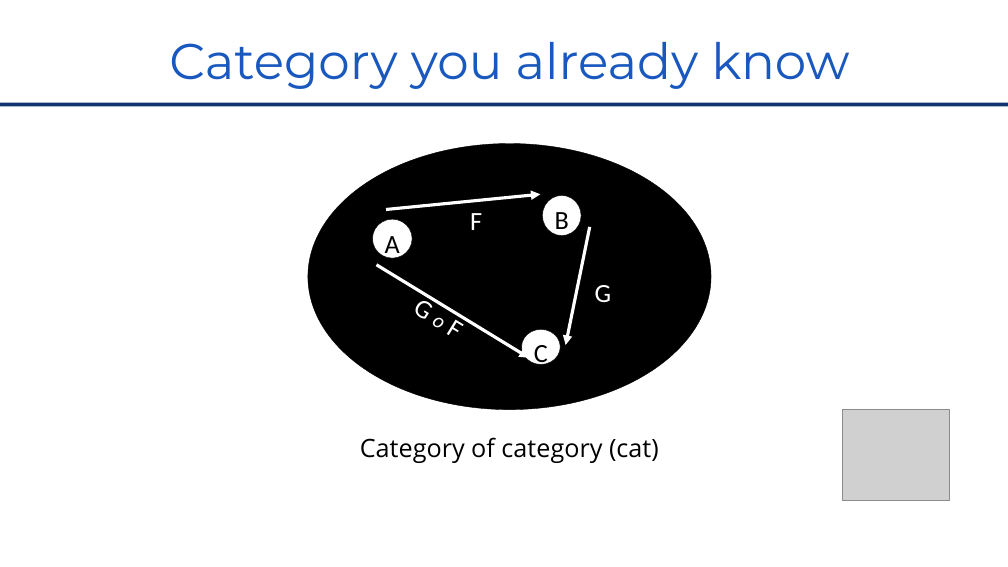
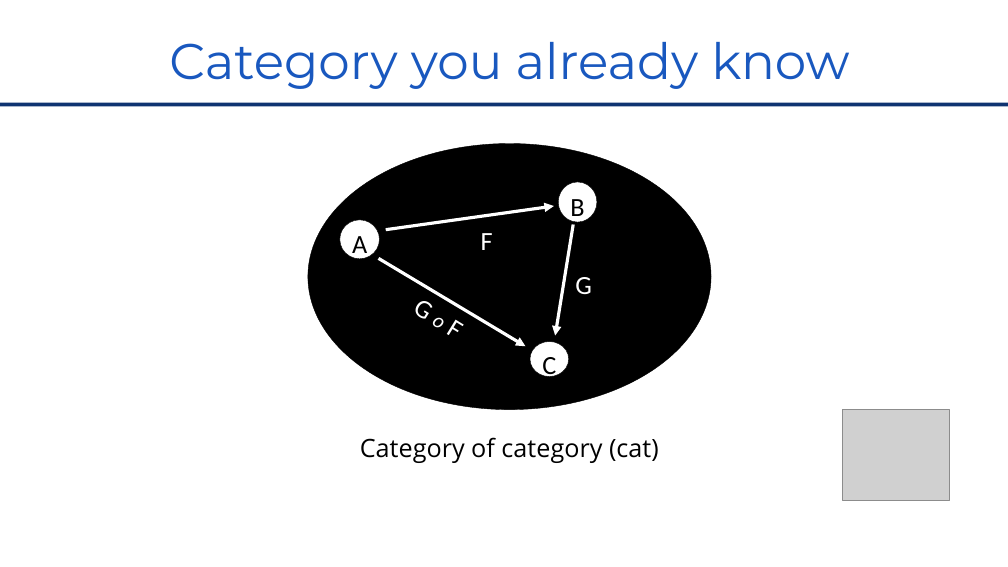
Before and after one commit to RomainTrm/CategoryTheoryYouAlreadyKnowIt, a slide deck: slide 29 of CategoryTheoryUniveristy_Devoxx_FR_2022.pptx (slide 28 before the commit). Drawn at 1008x567 pixels with LibreOffice and Linux fonts; fonts in the diff are those of the drawing; grey boxes stand for pictures; background and template pictures are left out. Boxes give left, top, right and bottom in pixels: in the first picture for what was removed or moved away, otherwise in the second. Text is boxed around its words. In the diff, an @@ line names an element or a change of style, - is before the commit and + after.

```diff
--- a/CategoryTheoryUniveristy_Devoxx_FR_2022.pptx
+++ b/CategoryTheoryUniveristy_Devoxx_FR_2022.pptx
@@ arrow moved from (386, 209) - (540, 194) to (386, 230) - (554, 206) @@
@@ ellipse "B": place and size @@
-ellipse "B" at (542, 195, 581, 235)
+ellipse "B" at (558, 182, 597, 222)
@@ ellipse "A": place and size @@
-ellipse "A" at (372, 219, 412, 258)
+ellipse "A" at (340, 220, 379, 259)
@@ text "F": place and size @@
-text "F" at (470, 213, 482, 230)
+text "F" at (481, 233, 493, 250)
@@ arrow moved from (590, 227) - (565, 345) to (573, 225) - (555, 336) @@
@@ arrow moved from (376, 265) - (529, 358) to (378, 259) - (525, 346) @@
@@ text "G": place and size @@
-text "G" at (595, 285, 612, 302)
+text "G" at (575, 277, 592, 294)
@@ ellipse "C": place and size @@
-ellipse "C" at (522, 329, 560, 364)
+ellipse "C" at (530, 342, 568, 377)
```
Also in this commit, not shown: 9 other slides changed, 1 slide added, 18 other files.
